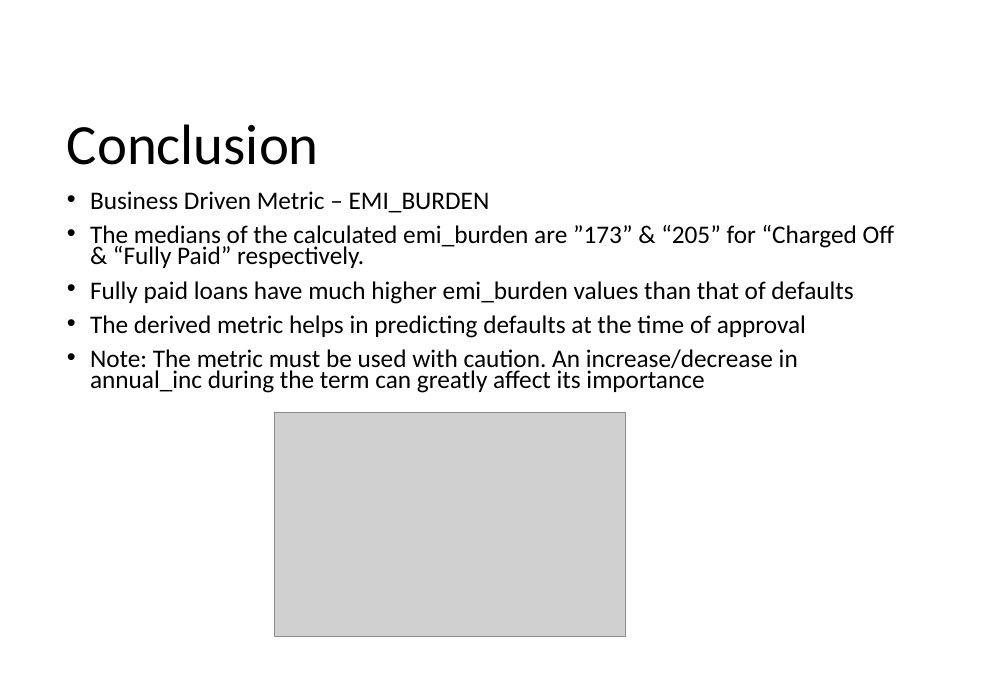
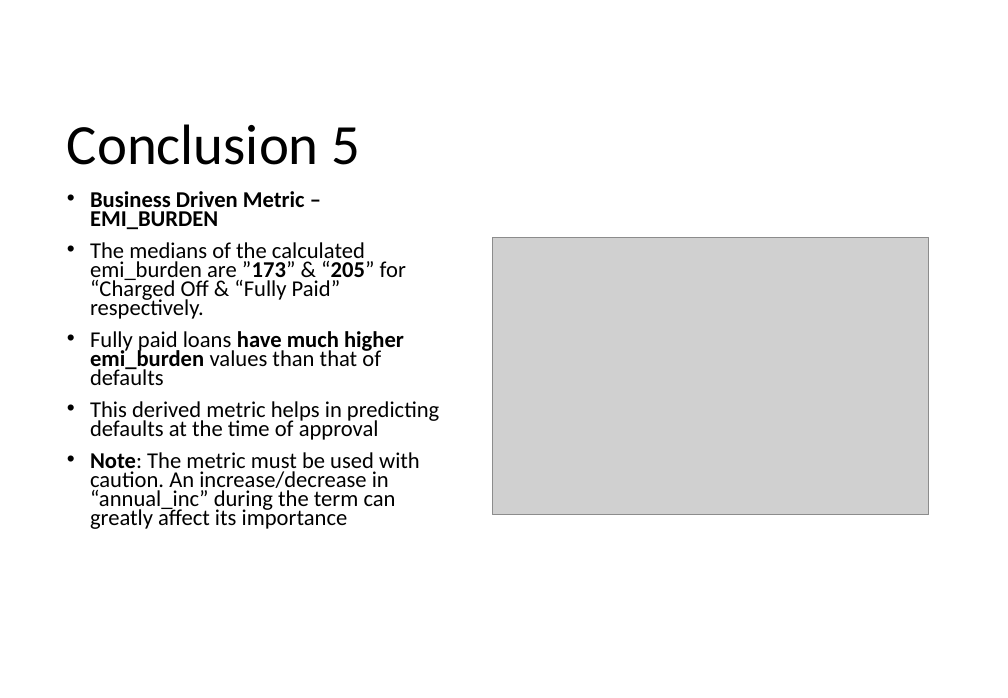
Before and after one commit to krishnajiraoh/upGrad_lending_club_case_study, a slide deck: slide 5 of Insights.pptx (slide 8 before the commit). Drawn at 1008x698 pixels with LibreOffice and Linux fonts; fonts in the diff are those of the drawing; grey boxes stand for pictures. Boxes give left, top, right and bottom in pixels: in the first picture for what was removed or moved away, otherwise in the second. Text is boxed around its words. In the diff, an @@ line names an element or a change of style, - is before the commit and + after.

```diff
--- a/Insights.pptx
+++ b/Insights.pptx
@@ title at (67, 124, 361, 165): text changed @@
-Conclusion
+Conclusion 5
@@ text at (90, 191, 406, 385): size 19.6 to 17.5 pt in "Business Driven Metric – EMI_BURDEN", "The medians of the calculated emi_burden are ...", "Fully paid loans have much higher emi_burden ..."; bold on in "Business Driven Metric – EMI_BURDEN", "”173” “205”", "have much higher emi_burden" @@
@@ picture: place and size @@
-picture at (275, 412, 626, 636)
+picture at (492, 237, 929, 516)
@@ text at (90, 401, 439, 529): text changed; size 19.6 to 17.5 pt @@
-• The derived metric helps in predicting defaults at the time of approval
-• Note: The metric must be used with caution. An increase/decrease in annual_inc during the term can greatly affect its importance
+• This derived metric helps in predicting defaults at the time of approval
+• Note: The metric must be used with caution. An increase/decrease in “annual_inc” during the term can greatly affect its importance
```
Also in this commit, not shown: 4 other slides changed, 2 slides added, 3 slides removed.
